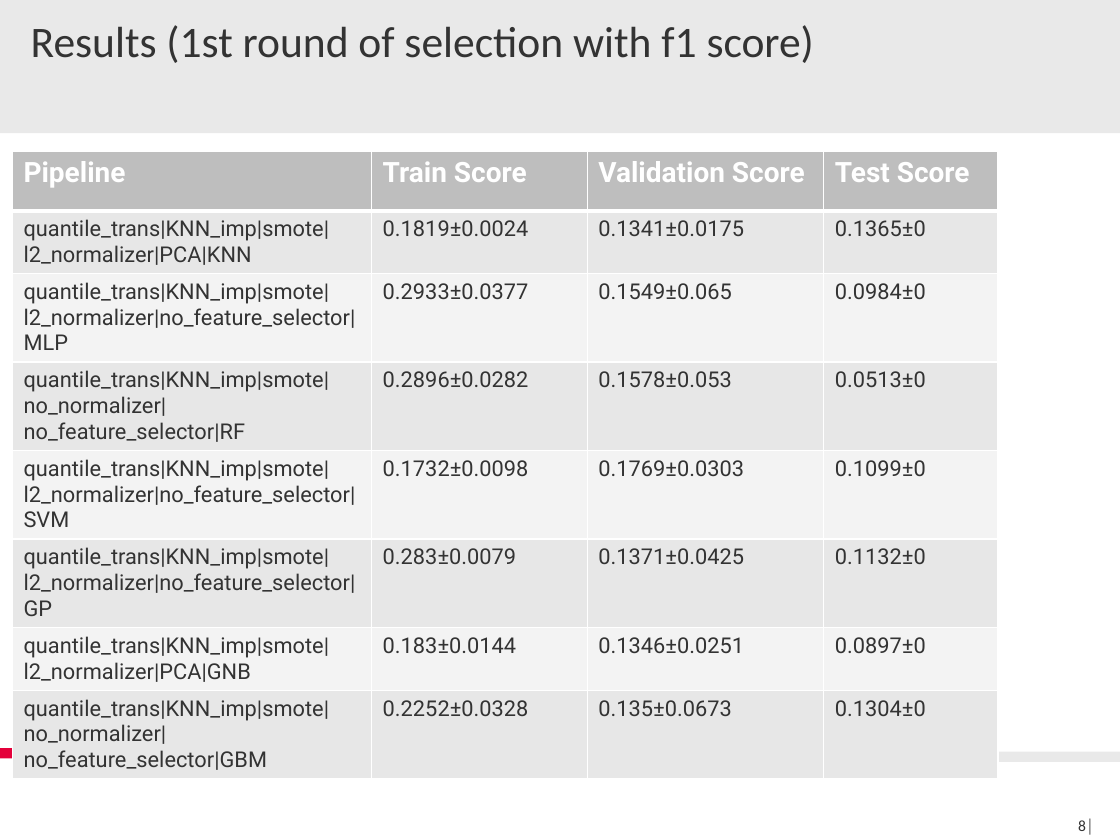
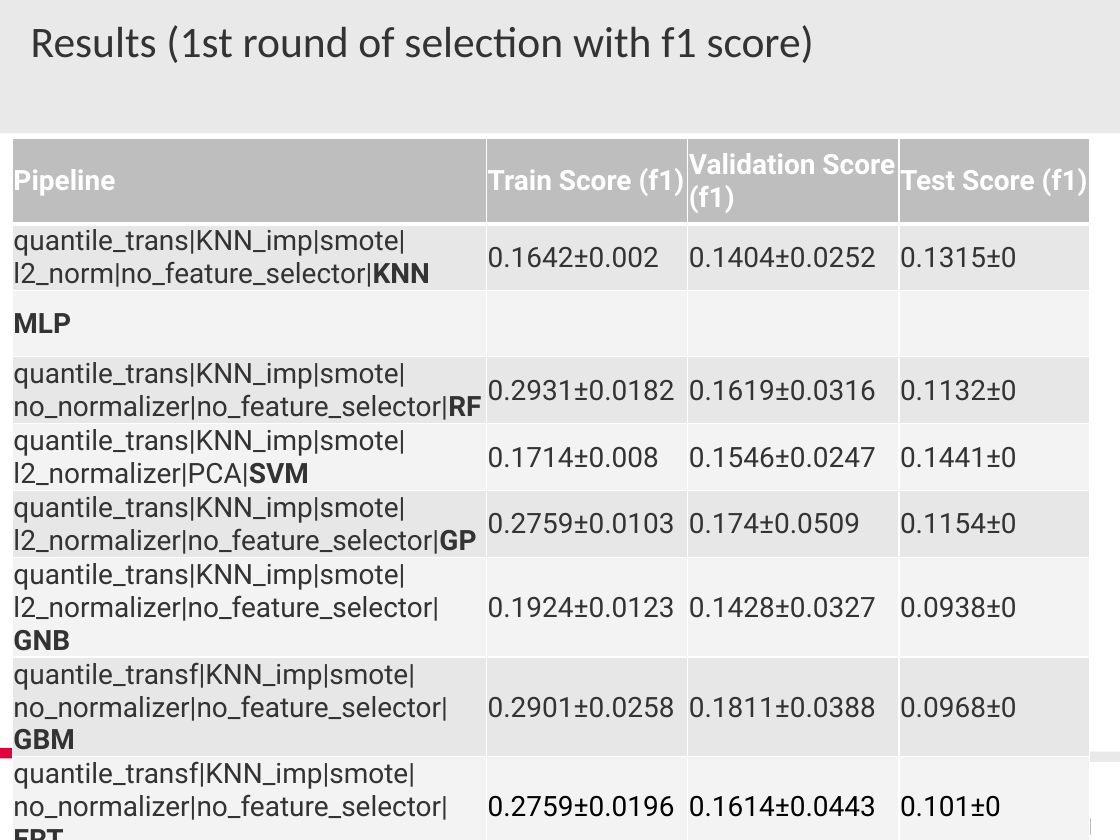
Before and after one commit to IceQueen1996/Masterarbeit, a slide deck: slide 9 of presentations/ProgressReport.pptx (slide 8 before the commit). Drawn at 1120x840 pixels with LibreOffice and Linux fonts; fonts in the diff are those of the drawing; background and template pictures are left out. Boxes give left, top, right and bottom in pixels: in the first picture for what was removed or moved away, otherwise in the second. Text is boxed around its words. In the diff, an @@ line names an element or a change of style, - is before the commit and + after.

```diff
--- a/presentations/ProgressReport.pptx
+++ b/presentations/ProgressReport.pptx
@@ table at bbox=[12, 138, 1090, 824] @@
-row 1: Pipeline | Train Score | Validation Score | Test Score
-row 2: quantile_trans|KNN_imp|smote|l2_normalizer|PCA|KNN | 0.1819±0.0024 | 0.1341±0.0175 | 0.1365±0
-row 3: quantile_trans|KNN_imp|smote|l2_normalizer|no_feature_selector|MLP | 0.2933±0.0377 | 0.1549±0.065 | 0.0984±0
-row 4: quantile_trans|KNN_imp|smote|no_normalizer|no_feature_selector|RF | 0.2896±0.0282 | 0.1578±0.053 | 0.0513±0
-row 5: quantile_trans|KNN_imp|smote|l2_normalizer|no_feature_selector|SVM | 0.1732±0.0098 | 0.1769±0.0303 | 0.1099±0
-row 6: quantile_trans|KNN_imp|smote|l2_normalizer|no_feature_selector|GP | 0.283±0.0079 | 0.1371±0.0425 | 0.1132±0
-row 7: quantile_trans|KNN_imp|smote|l2_normalizer|PCA|GNB | 0.183±0.0144 | 0.1346±0.0251 | 0.0897±0
-row 8: quantile_trans|KNN_imp|smote|no_normalizer|no_feature_selector|GBM | 0.2252±0.0328 | 0.135±0.0673 | 0.1304±0
+row 1: Pipeline | Train Score (f1) | Validation Score (f1) | Test Score (f1)
+row 2: quantile_trans|KNN_imp|smote|l2_norm|no_feature_selector|KNN | 0.1642±0.002 | 0.1404±0.0252 | 0.1315±0
+row 3: MLP |  |  | 
+row 4: quantile_trans|KNN_imp|smote|no_normalizer|no_feature_selector|RF | 0.2931±0.0182 | 0.1619±0.0316 | 0.1132±0
+row 5: quantile_trans|KNN_imp|smote|l2_normalizer|PCA|SVM | 0.1714±0.008 | 0.1546±0.0247 | 0.1441±0
+row 6: quantile_trans|KNN_imp|smote|l2_normalizer|no_feature_selector|GP | 0.2759±0.0103 | 0.174±0.0509 | 0.1154±0
+row 7: quantile_trans|KNN_imp|smote|l2_normalizer|no_feature_selector|GNB | 0.1924±0.0123 | 0.1428±0.0327 | 0.0938±0
+row 8: quantile_transf|KNN_imp|smote|no_normalizer|no_feature_selector|GBM | 0.2901±0.0258 | 0.1811±0.0388 | 0.0968±0
+row 9: quantile_transf|KNN_imp|smote|no_normalizer|no_feature_selector|ERT | 0.2759±0.0196 | 0.1614±0.0443 | 0.101±0
@@ table: place and size @@
-table at bbox=[12, 151, 999, 778]
+table at bbox=[12, 138, 1090, 824]
@@ page number at bbox=[1078, 819, 1094, 834]: text changed @@
-8│
+9│
```
Also in this commit, not shown: 2 other slides changed, 2 slides added.
